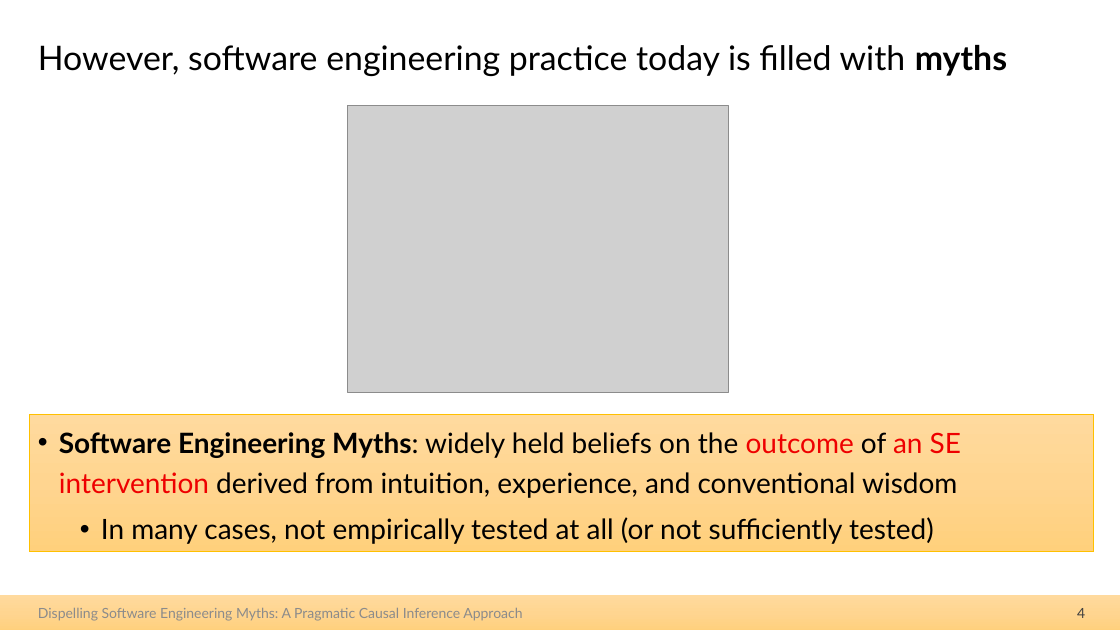
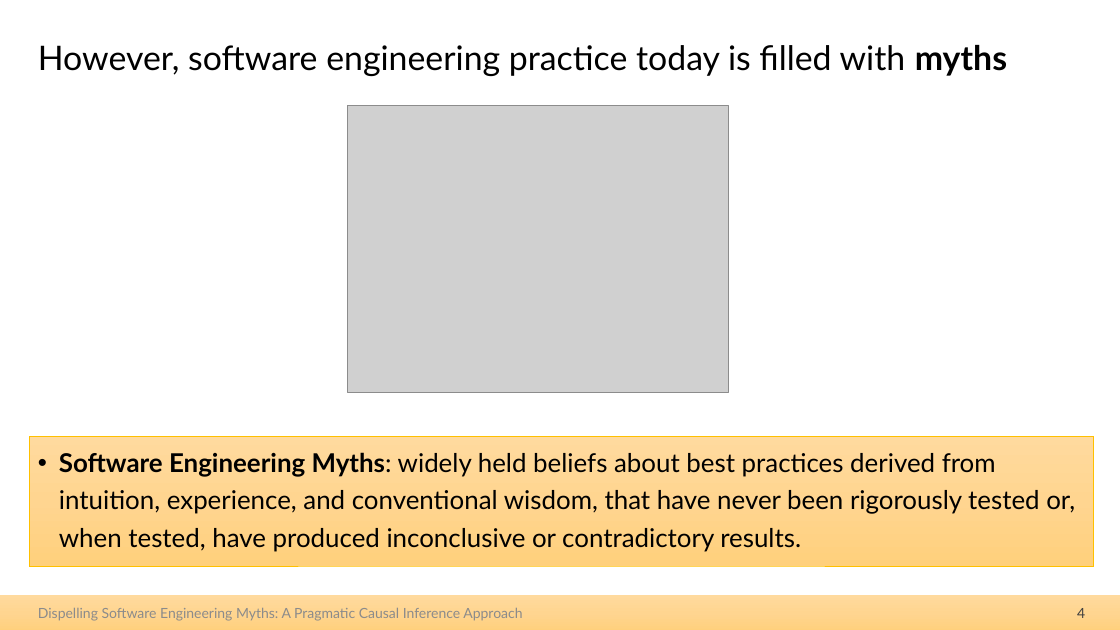
Before and after one commit to hehao98/Thesis, a slide deck: slide 4 of 2026.09.21-Thesis Defense.pptx. Drawn at 1120x630 pixels with LibreOffice and Linux fonts; fonts in the diff are those of the drawing; grey boxes stand for pictures. Boxes give left, top, right and bottom in pixels: in the first picture for what was removed or moved away, otherwise in the second. Text is boxed around its words. In the diff, an @@ line names an element or a change of style, - is before the commit and + after.

```diff
--- a/2026.09.21-Thesis Defense.pptx
+++ b/2026.09.21-Thesis Defense.pptx
@@ text "Software Engineering Myths: widely held ..." resized from (x1=29, y1=415, x2=1094, y2=552) to (x1=29, y1=436, x2=1094, y2=566) @@
@@ text at (x1=59, y1=452, x2=1075, y2=552): text changed; size 24 to 22.2 pt @@
-• Software Engineering Myths: widely held beliefs on the outcome of an SE intervention derived from intuition, experience, and conventional wisdom
-  • In many cases, not empirically tested at all (or not sufficiently tested)
+• Software Engineering Myths: widely held beliefs about best practices derived from intuition, experience, and conventional wisdom, that have never been rigorously tested or, when tested, have produced inconclusive or contradictory results.
```
Also in this commit, not shown: 1 other slide changed.
